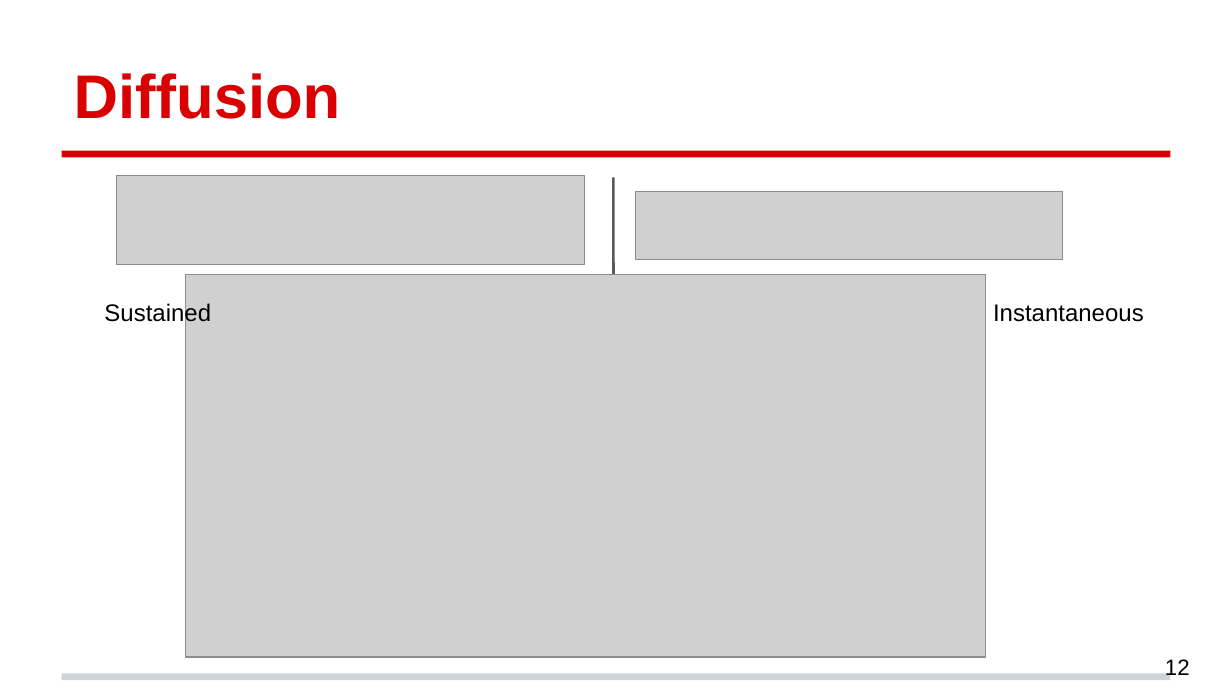
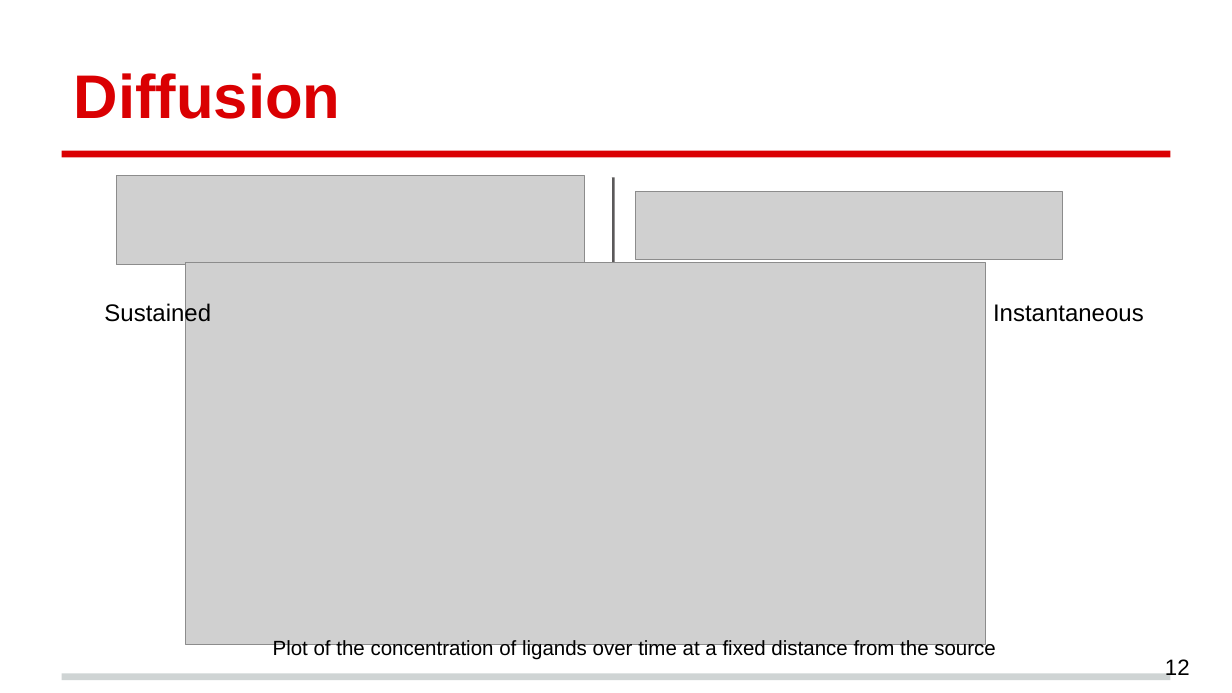
Before and after one commit to RyanCarey/abm-platform, a slide deck: slide 12 of media/Cell Behaviour Modeling Platform Presentation.pptx. Drawn at 1232x693 pixels with LibreOffice and Linux fonts; fonts in the diff are those of the drawing; grey boxes stand for pictures. Boxes give left, top, right and bottom in pixels: in the first picture for what was removed or moved away, otherwise in the second. Text is boxed around its words. In the diff, an @@ line names an element or a change of style, - is before the commit and + after.

```diff
--- a/media/Cell Behaviour Modeling Platform Presentation.pptx
+++ b/media/Cell Behaviour Modeling Platform Presentation.pptx
@@ picture: place and size @@
-picture at (186, 275, 986, 657)
+picture at (186, 262, 986, 644)
@@ text added at (273, 639, 996, 660), 12 pt, text #000000 @@
+Plot of the concentration of ligands over time at a fixed distance from the source
```
Also in this commit, not shown: 3 other slides changed.
